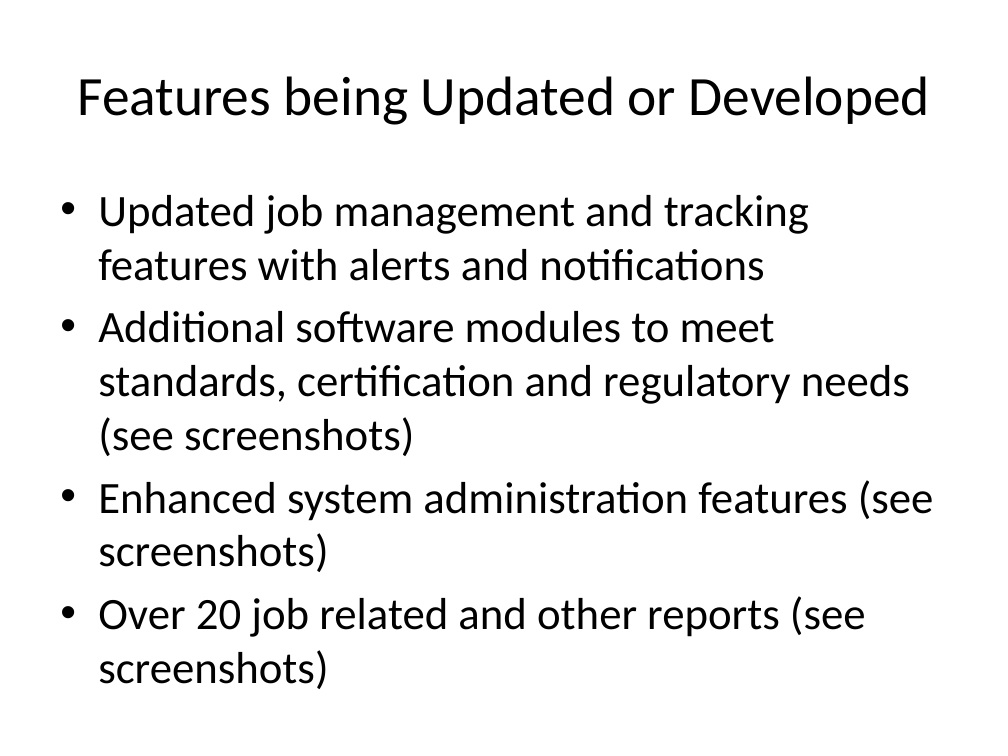
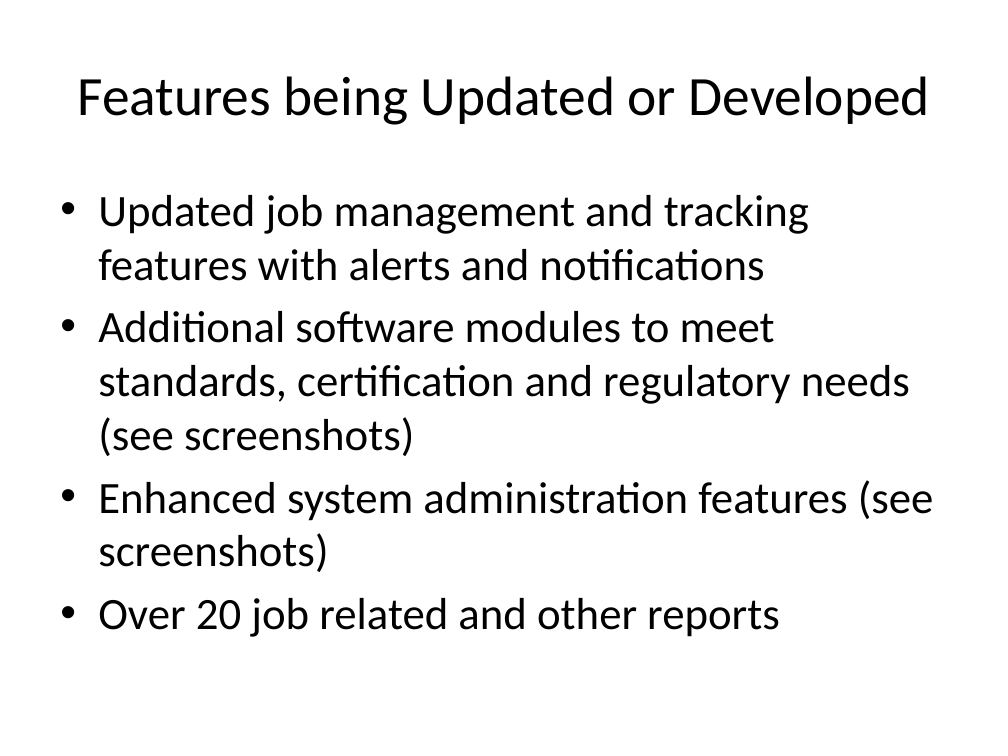
Before and after one commit to DPBandA/job-management-tracking-system, a slide deck: slide 5 of doc/Job Management & Tracking System Presentation.pptx. Drawn at 1008x756 pixels with LibreOffice and Linux fonts; fonts in the diff are those of the drawing. Boxes give left, top, right and bottom in pixels: in the first picture for what was removed or moved away, otherwise in the second. Text is boxed around its words. In the diff, an @@ line names an element or a change of style, - is before the commit and + after.

```diff
--- a/doc/Job Management & Tracking System Presentation.pptx
+++ b/doc/Job Management & Tracking System Presentation.pptx
@@ text at <box>98,598,780,637</box>: text changed @@
-• Over 20 job related and other reports (see screenshots)
+• Over 20 job related and other reports
```
Also in this commit, not shown: 2 other slides changed, 7 slides added, 1 slide removed, 2 other files.
